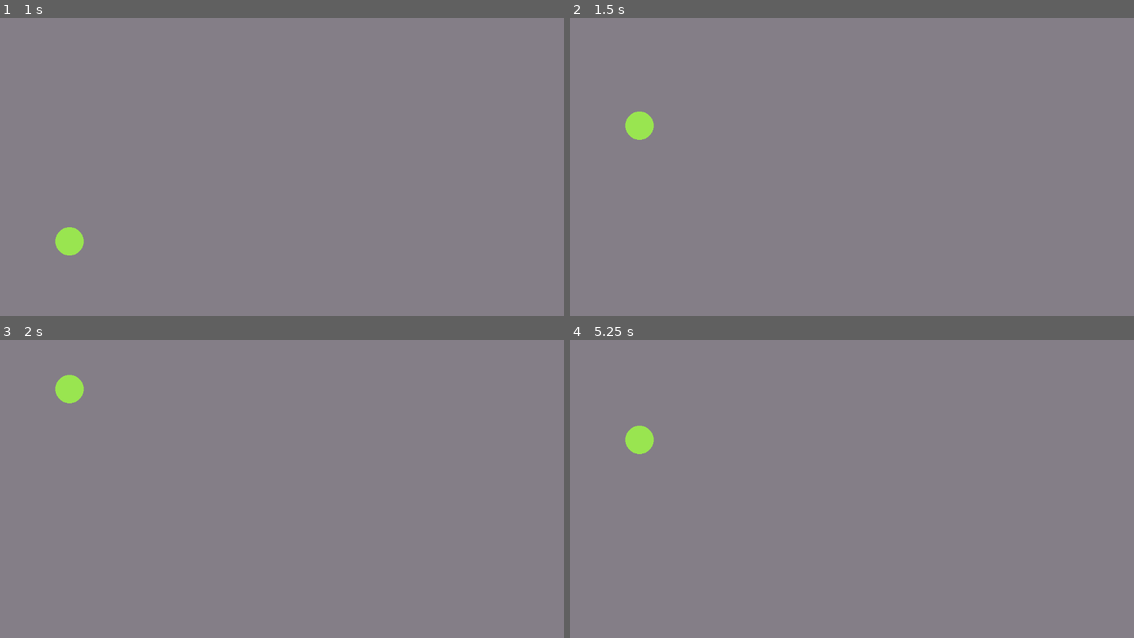
Above: before the commit, frames 1-4 (two rows, left to right).
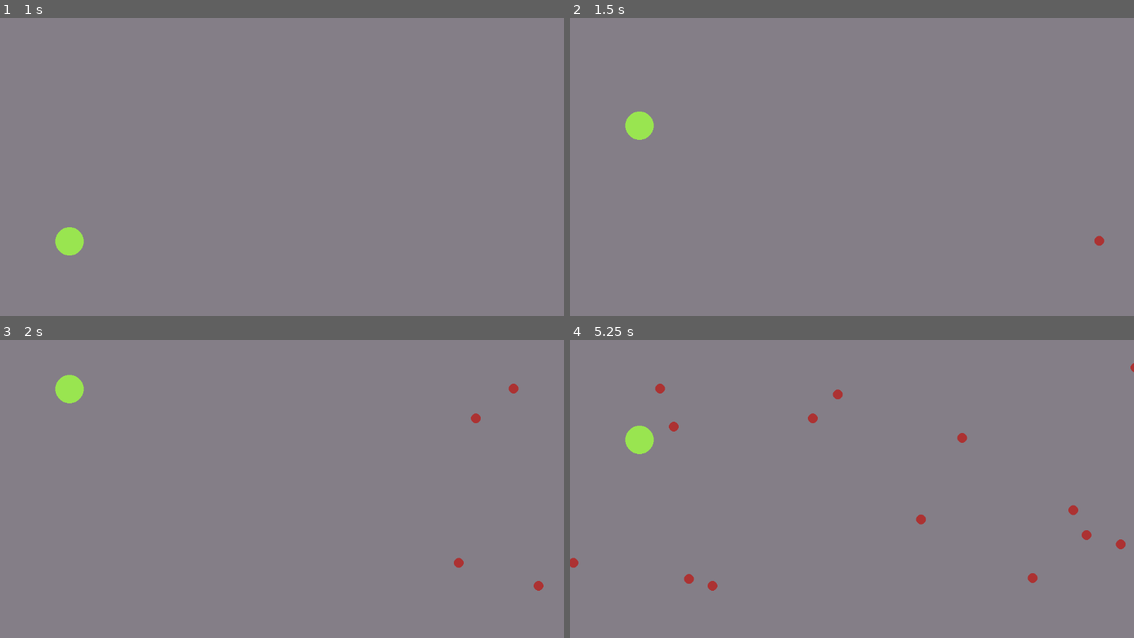
Above: after the commit, the same moments.

Repository: phantomvines/the_20_games_challenge
Game: Godot game, scene res://scenes/main.tscn
Two runs of this game, one before a commit and one after it. Both use one fixed random seed, a clock stepped at 60 frames per second and the inputs below.
Inputs:
- Up to frame 1 (1 s): hold Space (space) from 0.53 s (still down)
- Up to frame 2 (1.5 s): release Space (space) at 1.28 s; tap Space (space) at 1.35 s
- Up to frame 3 (2 s): no input
- Up to frame 4 (5.25 s): hold Space (space) 2.03-2.78 s; tap Space (space) at 2.85, 4.35 s; hold Space (space) 3.53-4.28 s; hold Space (space) from 5.03 s (still down)

Frame 1 is identical in both runs. In frame 2, less than 0.1% of the frame differs, in the area x 92-95%, y 73-77%; in frame 3, 0.2%; in frame 4, 0.6%, in the area x 0-100%, y 7-85%.

Commit message:
projectiles and projectile spawning

Diff:
--- /dev/null
+++ b/jetpack-joyride/Scenemanager.gd
@@ -0,0 +1,4 @@
+extends Node
+
+var health = 100
+var score = 0
--- a/jetpack-joyride/project.godot
+++ b/jetpack-joyride/project.godot
@@ -15,6 +15,10 @@
 config/features=PackedStringArray("4.4", "Forward Plus")
 config/icon="res://icon.svg"
 
+[autoload]
+
+Scenemanager="*res://Scenemanager.gd"
+
 [input]
 
 space={
--- a/jetpack-joyride/scenes/main.tscn
+++ b/jetpack-joyride/scenes/main.tscn
@@ -1,6 +1,7 @@
-[gd_scene load_steps=5 format=3 uid="uid://85nm76s22f7a"]
+[gd_scene load_steps=6 format=3 uid="uid://85nm76s22f7a"]
 
 [ext_resource type="Texture2D" uid="uid://3yyeljux22di" path="res://assets/background.png" id="1_o5qli"]
+[ext_resource type="Script" uid="uid://cp0kjr24gyo4m" path="res://scripts/main.gd" id="1_sugp2"]
 [ext_resource type="PackedScene" uid="uid://ct104dmvnv46v" path="res://scenes/player.tscn" id="2_0wfyh"]
 
 [sub_resource type="RectangleShape2D" id="RectangleShape2D_0wfyh"]
@@ -10,6 +11,7 @@
 size = Vector2(199, 20)
 
 [node name="main" type="Node2D"]
+script = ExtResource("1_sugp2")
 
 [node name="background" type="Sprite2D" parent="."]
 position = Vector2(576, 324)
--- /dev/null
+++ b/jetpack-joyride/scenes/projectile.tscn
@@ -0,0 +1,20 @@
+[gd_scene load_steps=4 format=3 uid="uid://h1ouhrcrtk1n"]
+
+[ext_resource type="Texture2D" uid="uid://b0xmr00dq2tdl" path="res://assets/projectile.png" id="1_c8fcr"]
+[ext_resource type="Script" uid="uid://chlmi06n87nxh" path="res://scripts/projectile.gd" id="1_q3m7n"]
+
+[sub_resource type="CircleShape2D" id="CircleShape2D_q3m7n"]
+
+[node name="projectile" type="Node2D"]
+script = ExtResource("1_q3m7n")
+
+[node name="Sprite2D" type="Sprite2D" parent="."]
+texture_filter = 1
+texture = ExtResource("1_c8fcr")
+
+[node name="Area2D" type="Area2D" parent="."]
+
+[node name="CollisionShape2D" type="CollisionShape2D" parent="Area2D"]
+shape = SubResource("CircleShape2D_q3m7n")
+
+[connection signal="body_entered" from="Area2D" to="." method="_on_area_2d_body_entered"]
--- /dev/null
+++ b/jetpack-joyride/scripts/main.gd
@@ -0,0 +1,20 @@
+extends Node2D
+
+# preload scenes
+@export var projectile: PackedScene = preload("res://scenes/projectile.tscn")
+# spawning frequencies
+@export var projectile_frequency = 0.05
+
+func _physics_process(delta: float) -> void:
+	# get random float between 0 and 1
+	var rand = randf()
+
+	# spawn projectiles
+	if rand <= projectile_frequency:
+		spawn_projectile()
+
+
+func spawn_projectile() -> void:
+	var projectile_instance = projectile.instantiate()
+	add_child(projectile_instance)
+	projectile_instance.position = Vector2(1200, randf_range(30, 600))
--- /dev/null
+++ b/jetpack-joyride/scripts/projectile.gd
@@ -0,0 +1,25 @@
+extends Node2D
+
+var damage = 10
+var speed = 300
+
+func _ready() -> void:
+	# every projectile gets a random speed
+	speed = randf_range(200, 400)
+
+func _physics_process(delta: float) -> void:
+	position.x -= speed*delta
+
+	if position.x < -10:
+		queue_free()
+
+# if player gets hit by Projectile
+# TODO maybe check if body that entered is player
+func _on_area_2d_body_entered(body: Node2D) -> void:
+	# subtract health from player
+	Scenemanager.health -= 10
+	# if health hits zero, death
+	if Scenemanager.health <= 0:
+		print("death")
+
+	queue_free()
Not shown, added: jetpack-joyride/Scenemanager.gd.uid
Binary file added: jetpack-joyride/assets/projectile.aseprite
Binary file added: jetpack-joyride/assets/projectile.png
Not shown, added: jetpack-joyride/assets/projectile.png.import
Not shown, added: jetpack-joyride/scripts/main.gd.uid
Not shown, added: jetpack-joyride/scripts/projectile.gd.uid
